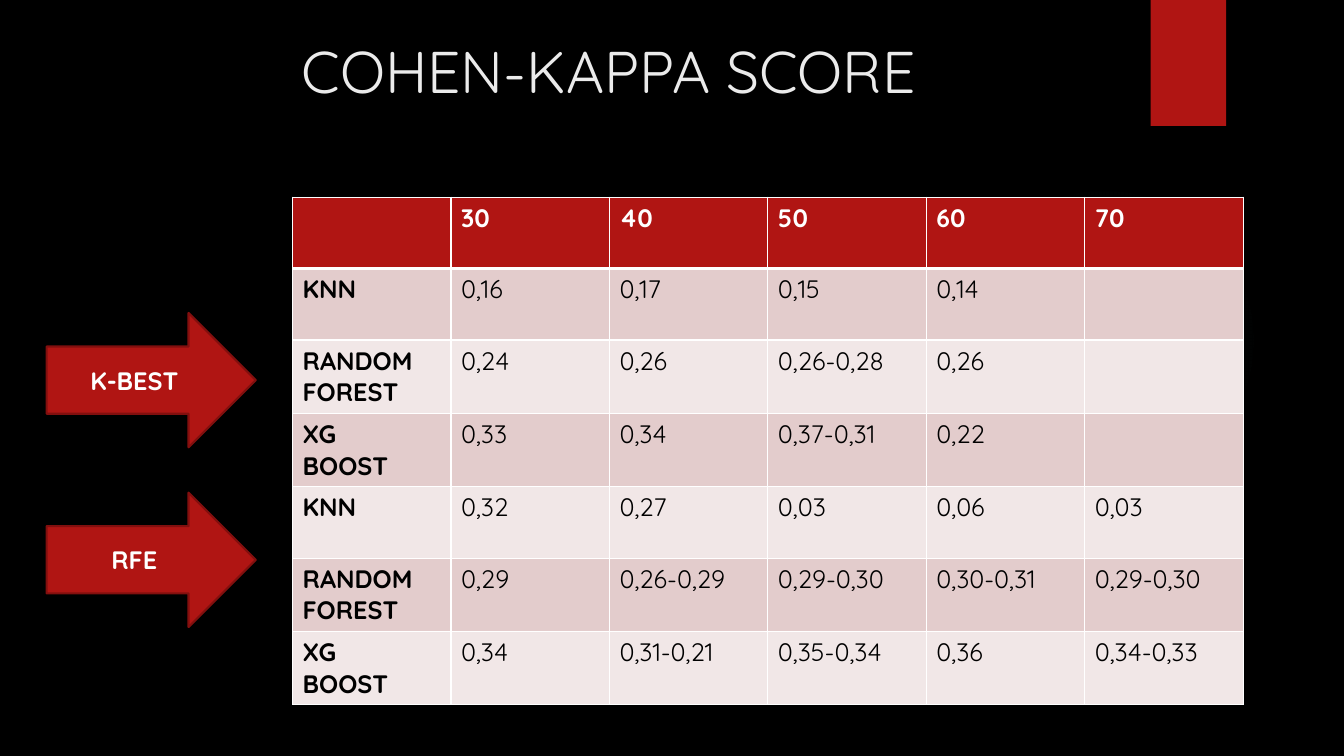
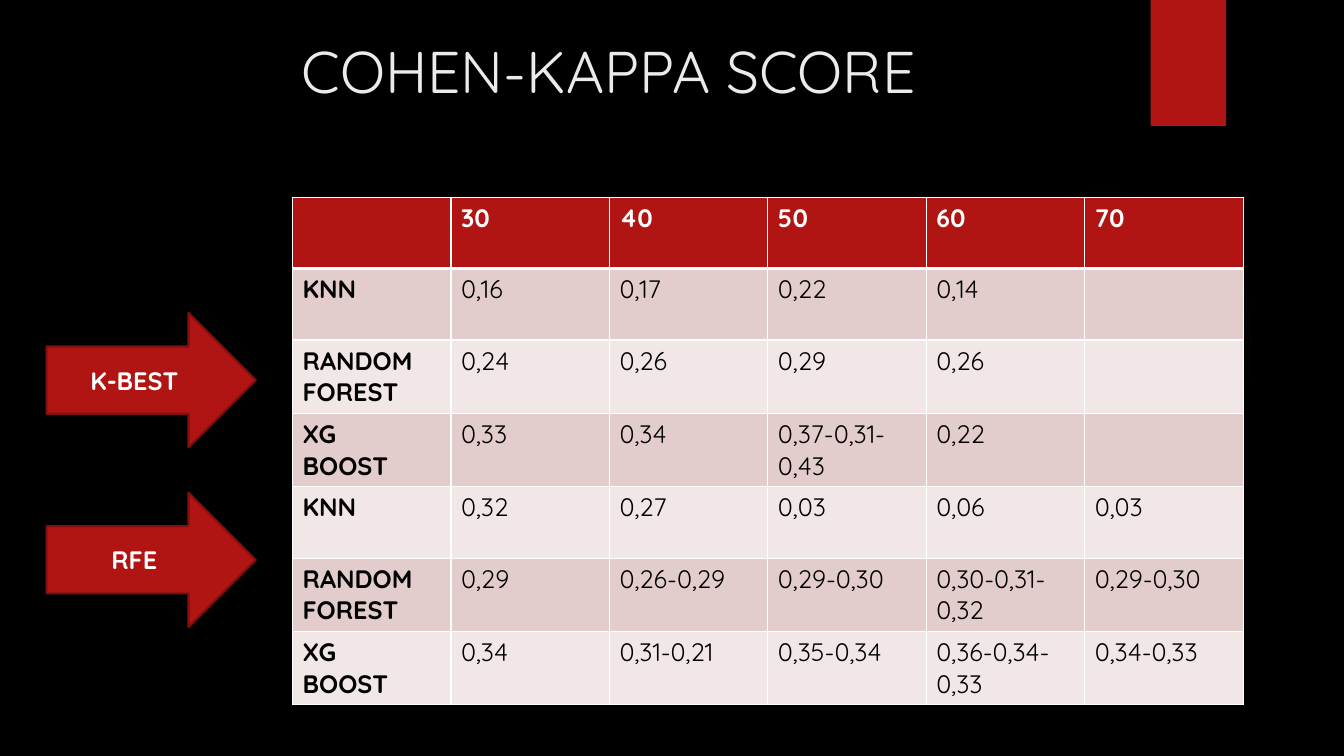
Before and after one commit to EulaliaOrtiz/Final-project-IRONHACK-Eulalia, a slide deck: slide 8 of Presentation.pptx. Drawn at 1344x756 pixels with LibreOffice and Linux fonts; fonts in the diff are those of the drawing; background and template pictures are left out. Boxes give left, top, right and bottom in pixels: in the first picture for what was removed or moved away, otherwise in the second. Text is boxed around its words. In the diff, an @@ line names an element or a change of style, - is before the commit and + after.

```diff
--- a/Presentation.pptx
+++ b/Presentation.pptx
@@ table at [292,198,1242,700] @@
-row 2, column 4: 0,15
+row 2, column 4: 0,22
-row 3, column 4: 0,26-0,28
+row 3, column 4: 0,29
-row 4, column 4: 0,37-0,31
+row 4, column 4: 0,37-0,31-0,43
-row 6, column 5: 0,30-0,31
+row 6, column 5: 0,30-0,31-0,32
-row 7, column 5: 0,36
+row 7, column 5: 0,36-0,34-0,33
```
Also in this commit, not shown: 2 other slides changed, 4 slides added.
